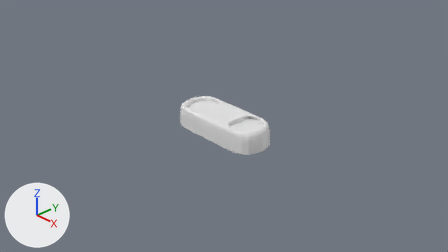
Two versions of the Blender file Assets/LandLine/Base/LandLine.blend, one commit apart.
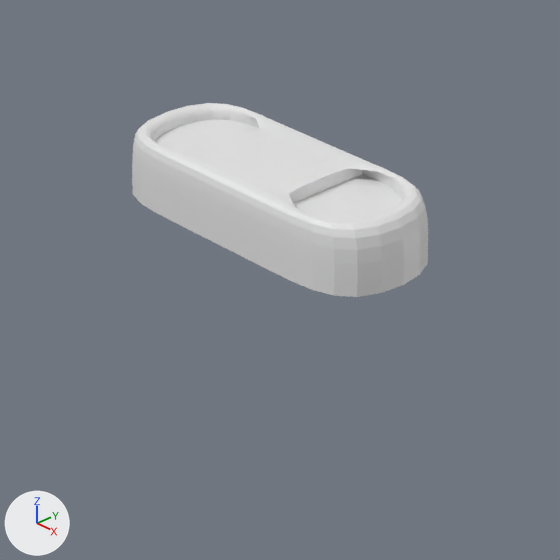
Each version is shown from the file's camera 'Camera', then close up on the part from 31% to 69% of the width and 26% to 93% of the height. The axes (+X, +Y, +Z) are drawn at lower left. The lights are the same throughout. The older version's two pictures come first.

The first close-up shows 'LandlineBase'.
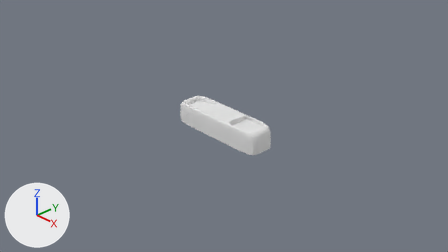
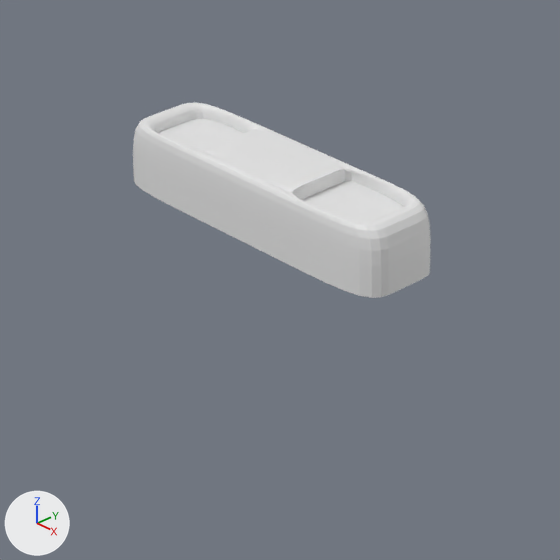
Diff of the bpy script that builds the scene:
```diff
--- a/Assets/LandLine/Base/LandLine.blend.py
+++ b/Assets/LandLine/Base/LandLine.blend.py
@@ me_cube @@
 # used by ob_landlinebase; location = (0.0, 0.0, 0.0); scale = (1.0, -0.399, -0.198)
-me_cube.from_pydata(...)  # 32 vertices, 30 faces; spans x -1.0..1.0, y -1.0..1.0, z -1.0..1.0
+me_cube.from_pydata(...)  # 60 vertices, 58 faces; spans x -1.0..1.0, y -1.0..1.0, z -1.0..1.0
+# me_cube part 1
+# 2 vertices are removed from x -0.36..0.34, y -0.84, z -1.0
+# 19 faces are deleted
+# 2 vertices are added at (-0.36, -0.82, -1.0), (0.34, -0.82, -1.0)
+# 8 new vertices lie (0.0, -0.58, 0.0) away from vertices in x -0.84..0.84, y 0.84, z -1.0..-0.58
+# 8 new vertices lie (0.0, -0.56, 0.0) away from vertices in x -0.84..0.84, y 0.26, z -1.0..-0.58
+# 6 new vertices lie (0.0, -0.69, 0.0) away from vertices in x -1.0..1.0, y 1.0, z -1.0..1.0
+# 6 new vertices lie (0.0, 0.64, 0.0) away from vertices in x -1.0..1.0, y -1.0, z -1.0..1.0
+# 47 new faces join them
 me_cube.materials.append(mat_material)
@@ ob_landlinebase @@
 ob_landlinebase.location = (0.0, 0.0, 0.0)
-ob_landlinebase.scale = (1.0, -0.399, -0.198)
+ob_landlinebase.scale = (1.0, -0.281, -0.198)
 _m = ob_landlinebase.modifiers.new('Subdivision', 'SUBSURF')
```

Where the change shows, as pixel boxes (x1, y1, x2, y2) in the close-ups (560 x 560 px):
'LandlineBase', reshaped, rescaled: before (132, 103, 428, 297); after (133, 102, 431, 298)
part 1 of me_cube, built on: before (140, 103, 428, 297); after (133, 102, 431, 298)
